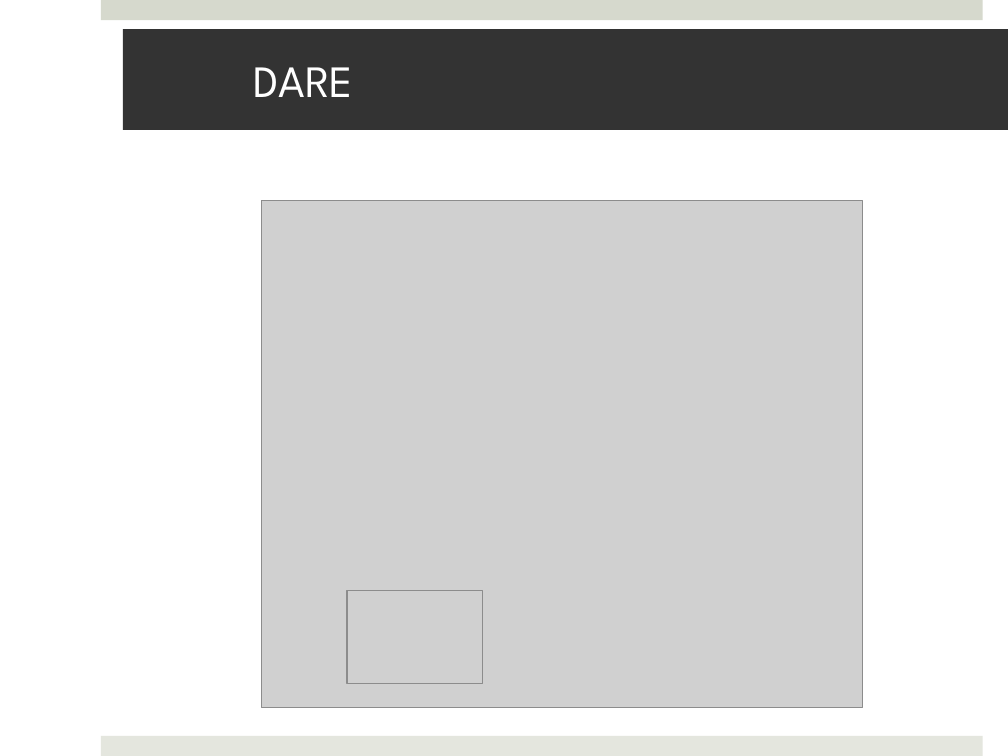
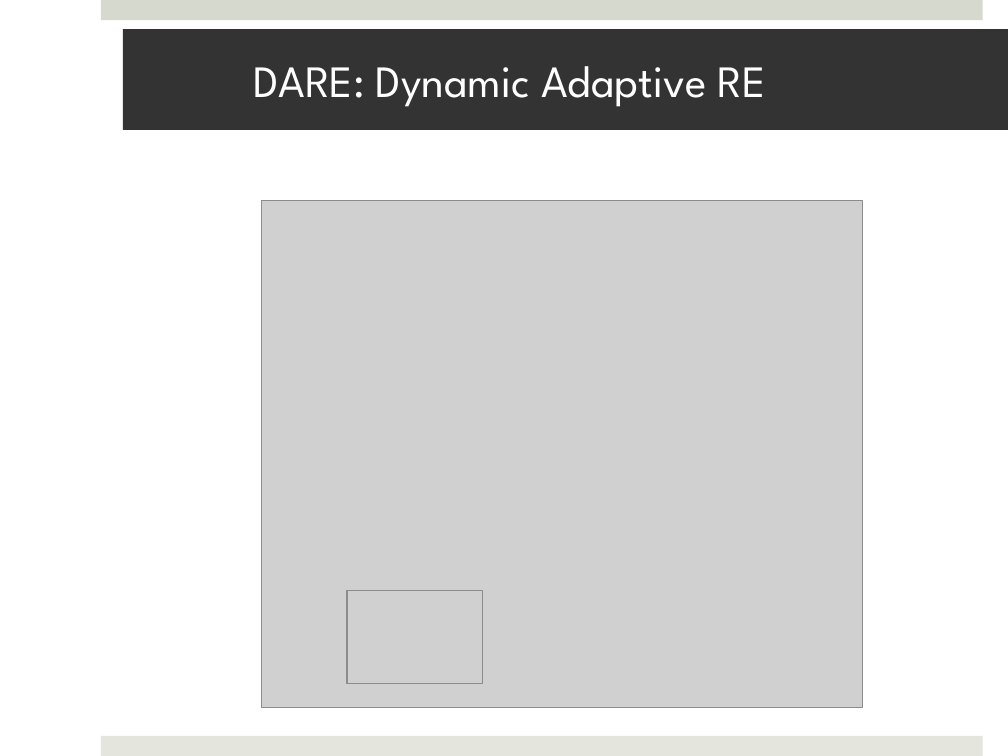
Before and after one commit to saga-project/saga-cpp-legacy-projects, a slide deck: slide 25 of saga-talks/abstractions_for_ls-microsoft.pptx (slide 24 before the commit). Drawn at 1008x756 pixels with LibreOffice and Linux fonts; fonts in the diff are those of the drawing; grey boxes stand for pictures; background and template pictures are left out. Boxes give left, top, right and bottom in pixels: in the first picture for what was removed or moved away, otherwise in the second. Text is boxed around its words. In the diff, an @@ line names an element or a change of style, - is before the commit and + after.

```diff
--- a/saga-talks/abstractions_for_ls-microsoft.pptx
+++ b/saga-talks/abstractions_for_ls-microsoft.pptx
@@ title at [254, 66, 766, 107]: text changed @@
-DARE
+DARE: Dynamic Adaptive RE
```
Also in this commit, not shown: 11 other slides changed, 2 slides added, 4 slides removed.
